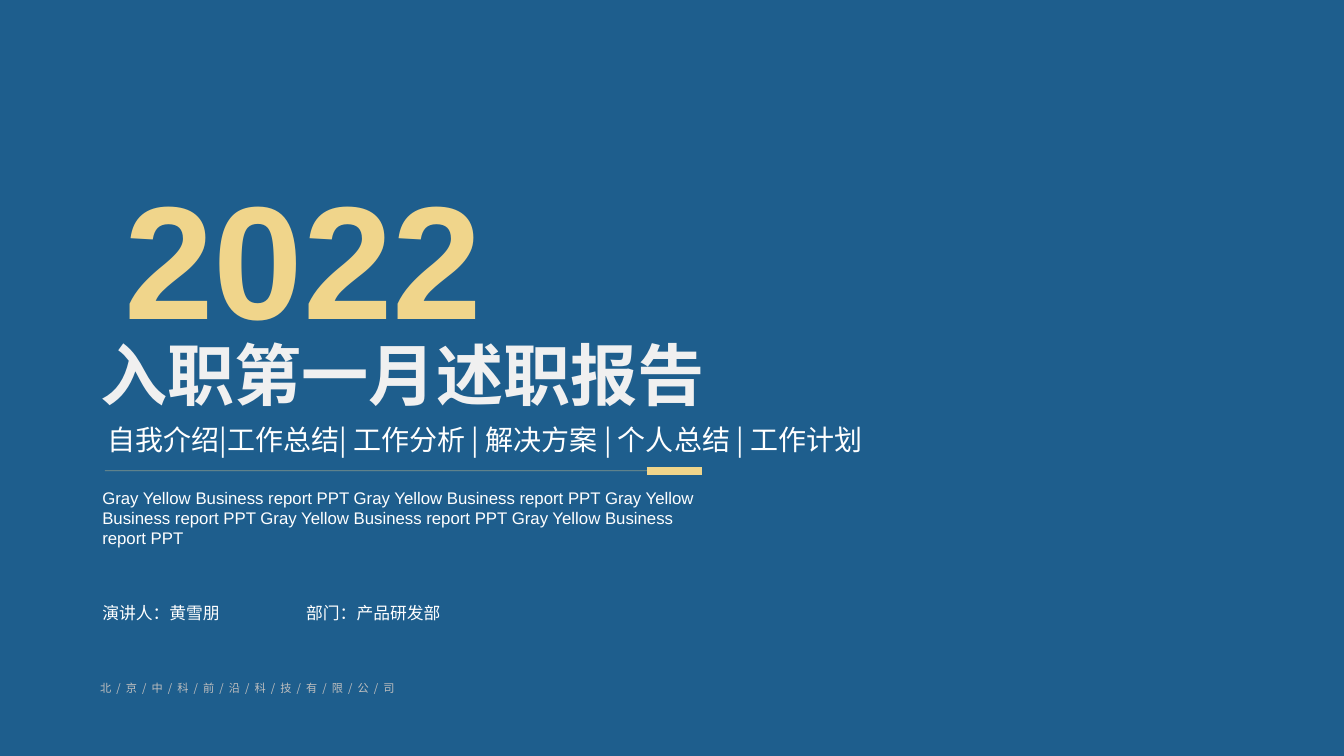
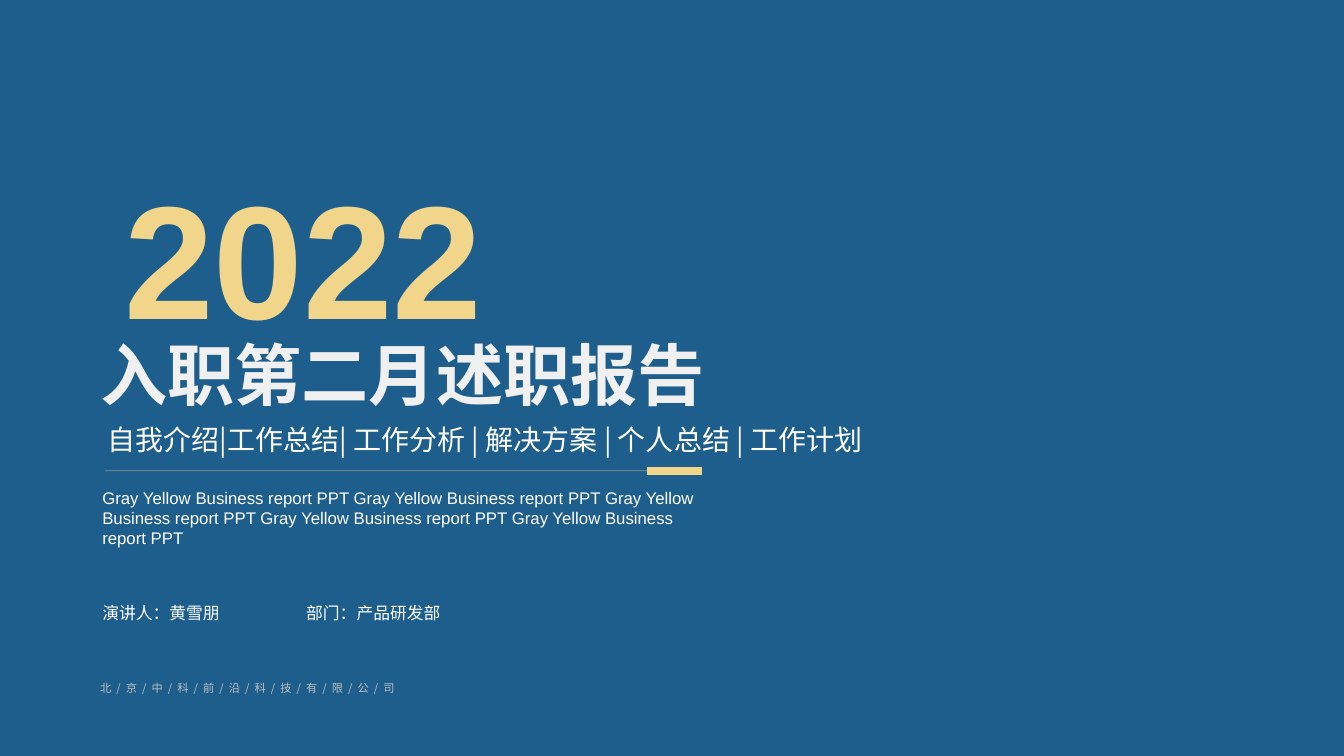
Before and after one commit to huangxuepeng/work-study, a slide deck: slide 2 of 黄雪朋.pptx. Drawn at 1344x756 pixels with LibreOffice and Linux fonts; fonts in the diff are those of the drawing; background and template pictures are left out. Boxes give left, top, right and bottom in pixels: in the first picture for what was removed or moved away, otherwise in the second. Text is boxed around its words. In the diff, an @@ line names an element or a change of style, - is before the commit and + after.

```diff
--- a/黄雪朋.pptx
+++ b/黄雪朋.pptx
@@ text at [100, 342, 705, 407]: text changed @@
-入职第一月述职报告
+入职第二月述职报告
```
Also in this commit, not shown: 2 slides added.
